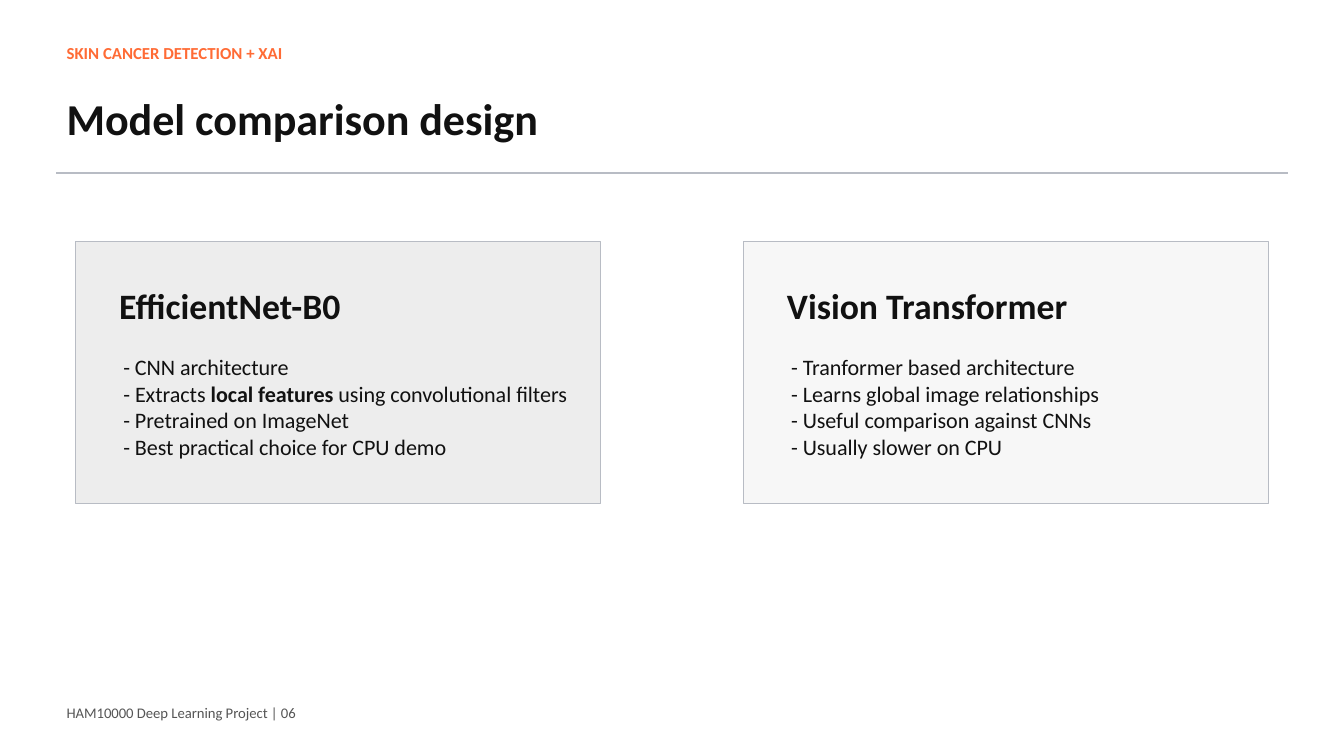
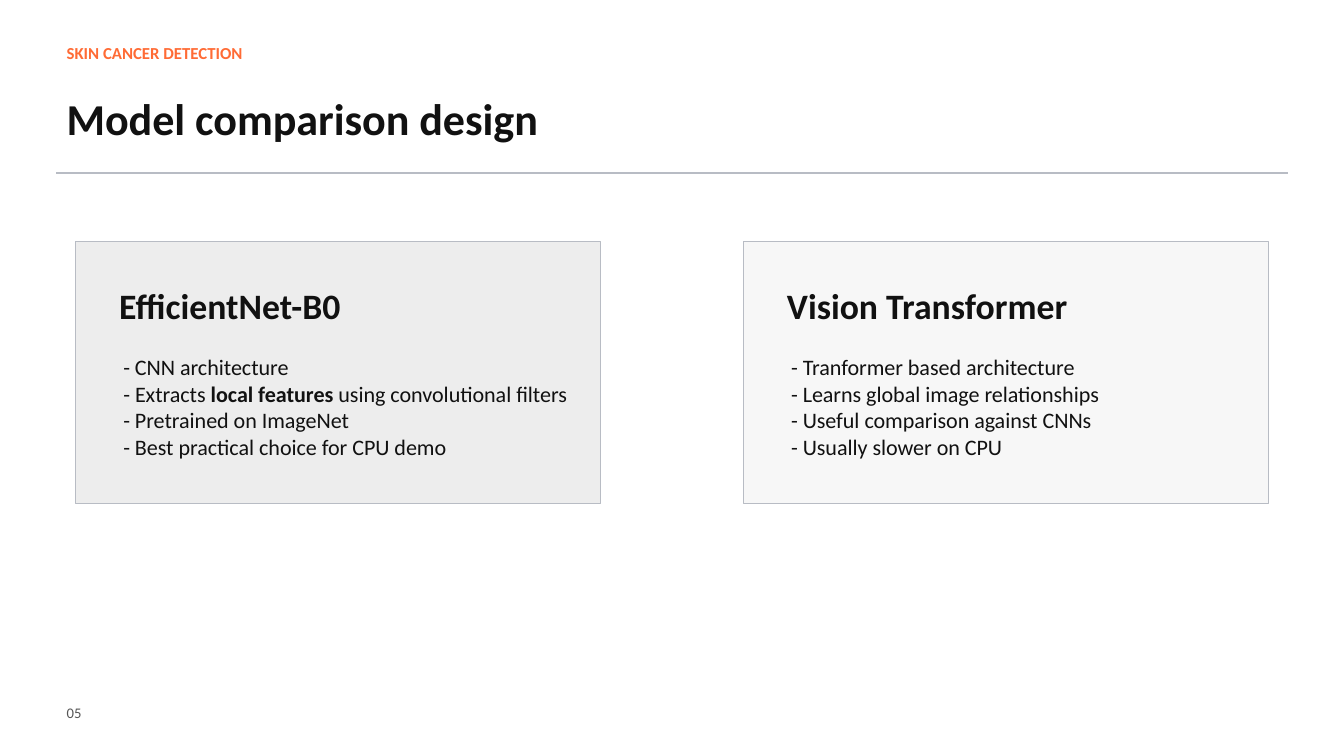
Before and after one commit to manasamarigoli15/Skin-Cancer-Detection, a slide deck: slide 6 of outputs/Skin_Cancer_Detection_XAI_Presentation.pptx. Drawn at 1344x756 pixels with LibreOffice and Linux fonts; fonts in the diff are those of the drawing. Boxes give left, top, right and bottom in pixels: in the first picture for what was removed or moved away, otherwise in the second. Text is boxed around its words. In the diff, an @@ line names an element or a change of style, - is before the commit and + after.

```diff
--- a/outputs/Skin_Cancer_Detection_XAI_Presentation.pptx
+++ b/outputs/Skin_Cancer_Detection_XAI_Presentation.pptx
@@ text at [67,48,242,59]: text changed @@
-SKIN CANCER DETECTION + XAI
+SKIN CANCER DETECTION
@@ text at [67,708,82,718]: text changed @@
-HAM10000 Deep Learning Project | 06
+05
```
Also in this commit, not shown: 5 other slides changed, 1 other file.
